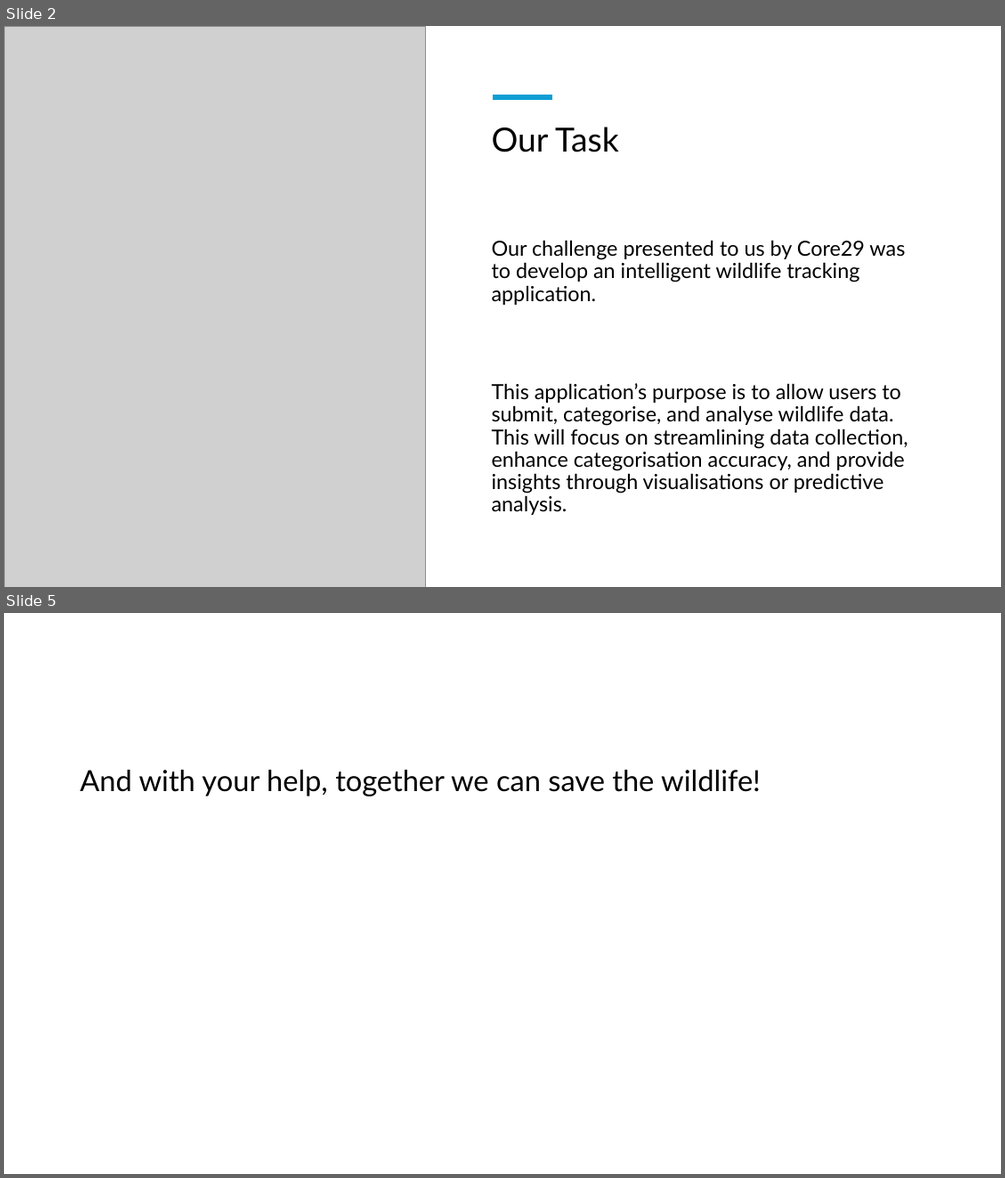
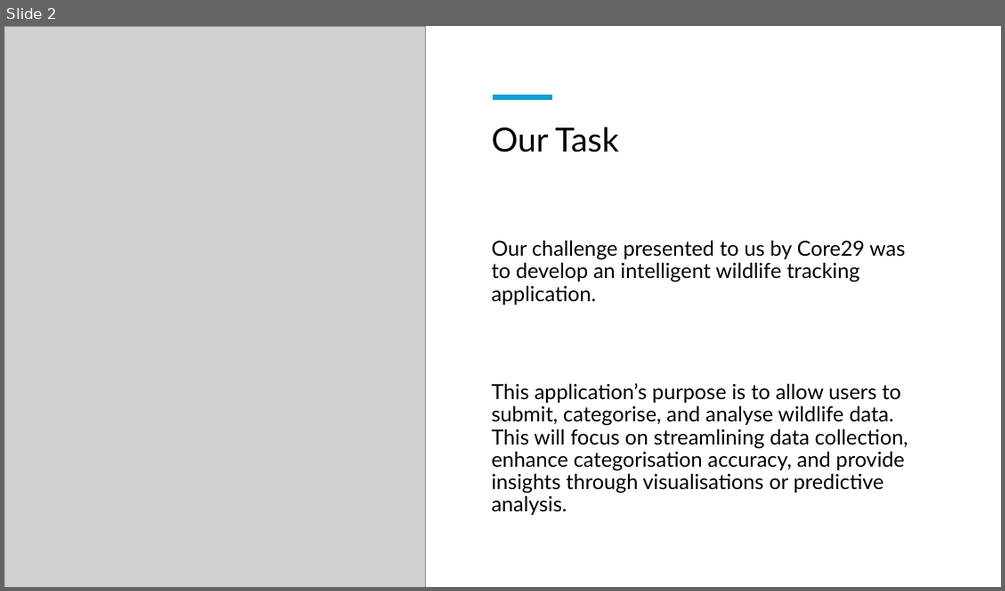
Before and after one commit to stuartiek/sonica-RGU-Hack-, a slide deck: RGUHack25 Presentation by Sonica.pptx. Shown one above the other, each under a label of ours: slides 2 and 5 before the commit, slide 2 after it; the slides between them are not shown. The pictures are 1005x1178 and 1005x591 pixels, drawn with LibreOffice and Linux fonts; fonts in the diff are those of the drawing; grey boxes stand for pictures. Boxes give left, top, right and bottom in pixels: in the first picture for what was removed or moved away, otherwise in the second. Text is boxed around its words. In the diff, an @@ line names an element or a change of style, - is before the commit and + after.

```diff
--- a/RGUHack25 Presentation by Sonica.pptx
+++ b/RGUHack25 Presentation by Sonica.pptx
@@ slide 5 removed at bbox=[4, 613, 1001, 1174], background #FFFFFF @@
@@ text removed at bbox=[80, 770, 760, 796] @@
-And with your help, together we can save the wildlife!
```
Also in this commit, not shown: 4 slides changed, 2 slides added.
